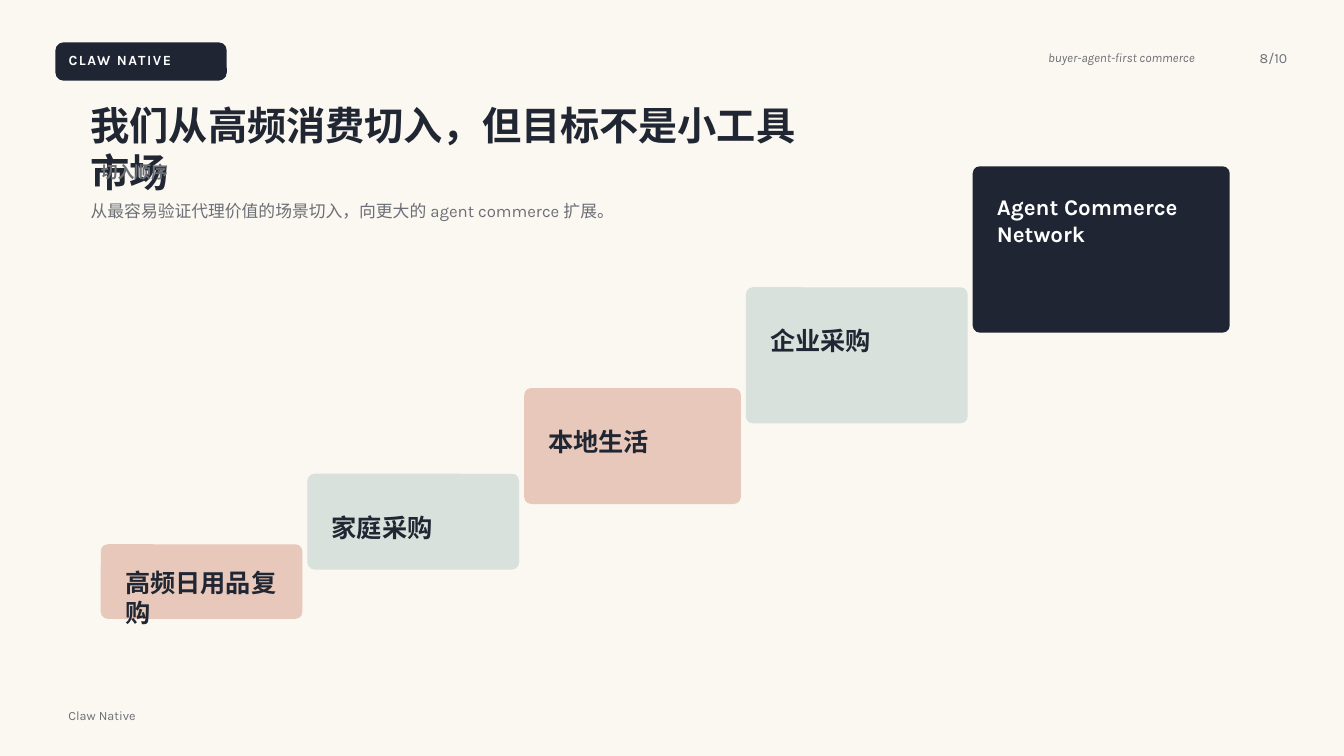
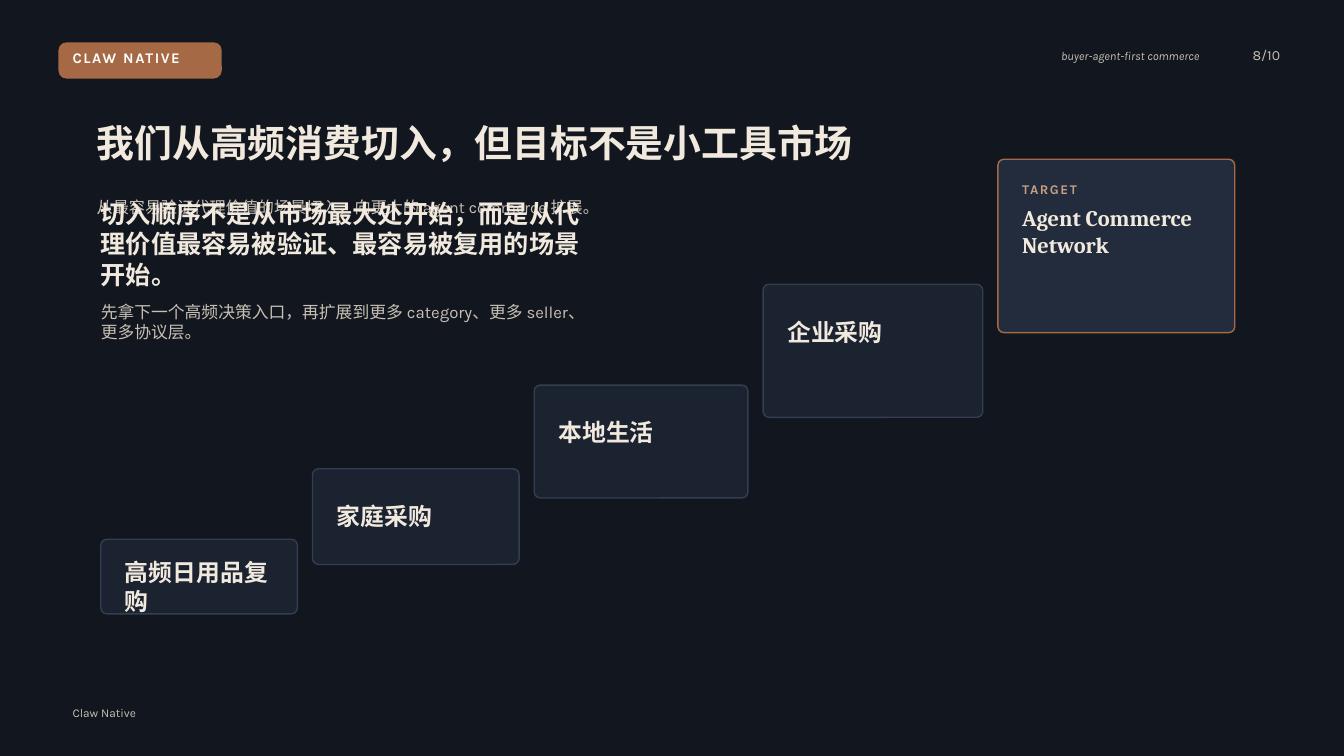
Before and after one commit to itsoso/claw_native_shopping, a slide deck: slide 8 of docs/presentations/2026-03-27-claw-native-commerce-fundraising-deck.pptx. Drawn at 1344x756 pixels with LibreOffice and Linux fonts; fonts in the diff are those of the drawing. Boxes give left, top, right and bottom in pixels: in the first picture for what was removed or moved away, otherwise in the second. Text is boxed around its words. In the diff, an @@ line names an element or a change of style, - is before the commit and + after.

```diff
--- a/docs/presentations/2026-03-27-claw-native-commerce-fundraising-deck.pptx
+++ b/docs/presentations/2026-03-27-claw-native-commerce-fundraising-deck.pptx
@@ background #FBF7F1 to #11161F @@
@@ rounded rectangle: place and size @@
-rounded rectangle at (55, 42, 227, 81)
+rounded rectangle at (58, 42, 222, 79)
@@ rounded rectangle at (58, 42, 222, 79): fill #1F2533 to #A56A45; proportions changed @@
@@ text "CLAW NATIVE" at (73, 51, 208, 66): size 10 to 10.5 pt @@
@@ text "buyer-agent-first commerce" at (1061, 52, 1199, 63): size 9 to 8.5 pt, text colour #6C6F75 to #C8C0B4 @@
@@ text "buyer-agent-first commerce": place and size @@
-text "buyer-agent-first commerce" at (1048, 53, 1194, 65)
+text "buyer-agent-first commerce" at (1061, 52, 1199, 63)
@@ text "8/10" at (1253, 50, 1280, 61): text colour #6C6F75 to #C8C0B4 @@
@@ text "我们从高频消费切入，但目标不是小工具市场" at (97, 124, 853, 162): size 28 to 27 pt, font Karla to Cambria, text colour #202632 to #F1E9DE @@
@@ text removed at (101, 161, 168, 183) @@
-切入顺序
@@ rounded rectangle: place and size @@
-rounded rectangle at (973, 166, 1230, 333)
+rounded rectangle at (998, 159, 1235, 333)
@@ rounded rectangle at (998, 159, 1235, 333): fill #1F2533 to #232C3C; outline none to #A56A45 1 pt; proportions changed @@
@@ text "从最容易验证代理价值的场景切入，向更大的 agent commerce 扩展。" at (97, 196, 599, 217): size 12 to 11.5 pt, text colour #6C6F75 to #C8C0B4 @@
@@ text added at (101, 199, 580, 287), 18 pt, text #F1E9DE, bold @@
+切入顺序不是从市场最大处开始，而是从代理价值最容易被验证、最容易被复用的场景开始。
@@ text "Agent Commerce Network": place and size @@
-text "Agent Commerce Network" at (997, 200, 1177, 243)
+text "Agent Commerce Network" at (1022, 211, 1192, 253)
@@ text "Agent Commerce Network" at (1022, 211, 1192, 253): font Karla to Cambria, text colour #FFFFFF to #F1E9DE @@
@@ text added at (1022, 181, 1211, 198), 9.5 pt, text #C8A083, bold @@
+TARGET
@@ rounded rectangle at (763, 284, 983, 417): fill #D8E1DB to #1B2230; outline none to #343E51 1 pt; proportions changed @@
@@ rounded rectangle: place and size @@
-rounded rectangle at (746, 287, 968, 423)
+rounded rectangle at (763, 284, 983, 417)
@@ text added at (101, 304, 585, 340), 12 pt, text #C8C0B4 @@
+先拿下一个高频决策入口，再扩展到更多 category、更多 seller、更多协议层。
@@ size 18 to 17 pt, font Karla to Cambria, text colour #202632 to #F1E9DE in 4 elements at (558, 420, 653, 443), (337, 504, 432, 527), (125, 560, 268, 616), (787, 320, 882, 343) @@
@@ text "企业采购": place and size @@
-text "企业采购" at (770, 328, 871, 352)
+text "企业采购" at (787, 320, 882, 343)
@@ rounded rectangle at (534, 385, 748, 498): fill #E8C8BA to #1B2230; outline none to #343E51 1 pt; proportions changed @@
@@ rounded rectangle: place and size @@
-rounded rectangle at (524, 388, 741, 504)
+rounded rectangle at (534, 385, 748, 498)
@@ text "本地生活": place and size @@
-text "本地生活" at (548, 429, 649, 454)
+text "本地生活" at (558, 420, 653, 443)
@@ rounded rectangle: place and size @@
-rounded rectangle at (308, 474, 519, 570)
+rounded rectangle at (313, 469, 519, 565)
@@ rounded rectangle at (313, 469, 519, 565): fill #D8E1DB to #1B2230; outline none to #343E51 1 pt; proportions changed @@
@@ text "家庭采购": place and size @@
-text "家庭采购" at (332, 515, 433, 539)
+text "家庭采购" at (337, 504, 432, 527)
@@ rounded rectangle: place and size @@
-rounded rectangle at (101, 544, 302, 619)
+rounded rectangle at (101, 539, 297, 614)
@@ rounded rectangle at (101, 539, 297, 614): fill #E8C8BA to #1B2230; outline none to #343E51 1 pt; proportions changed @@
@@ text "高频日用品复购": place and size @@
-text "高频日用品复购" at (125, 570, 276, 629)
+text "高频日用品复购" at (125, 560, 268, 616)
@@ text "Claw Native" at (73, 709, 136, 717): size 9 to 8.5 pt, text colour #6C6F75 to #C8C0B4 @@
```
Also in this commit, not shown: 9 other slides changed, 1 other file.
